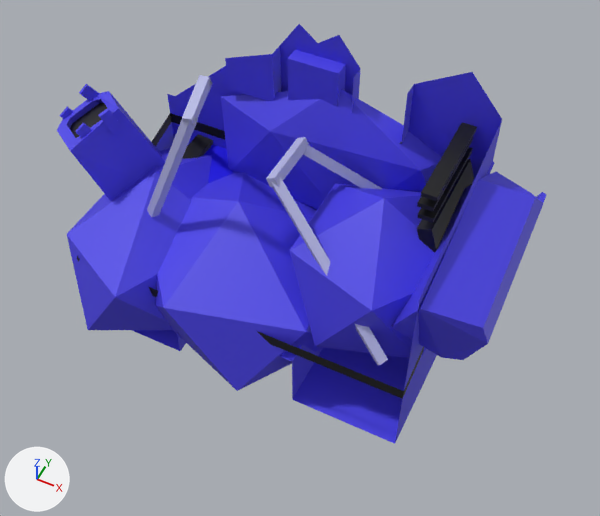
A saved change to the Blender file assets/boss.blend.
Rendered twice from a 50 mm camera at (2.97, 4.05, 11.58) aimed at (0.38, 9.21, 5.12). Arrows for +X, +Y and +Z are at lower left; the lights stay in place.

In view in the first picture: 'boss2'.
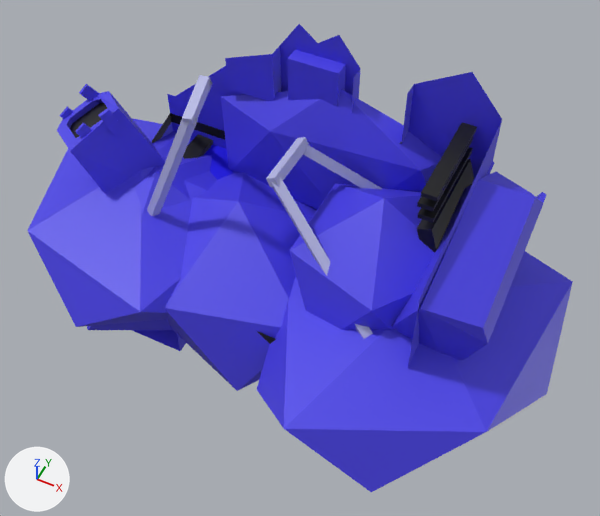
Commit message: boss tweaks

Diff of the bpy script that builds the scene:
```diff
--- a/assets/boss.blend.py
+++ b/assets/boss.blend.py
@@ me_cube_001 @@
 # used by ob_boss2; location = (0.0, 9.49, 5.81)
-me_cube_001.from_pydata(...)  # 431 vertices, 345 faces; spans x -2.57..2.52, y -1.44..1.2, z -2.34..1.27
+me_cube_001.from_pydata(...)  # 455 vertices, 385 faces; spans x -3.14..3.14, y -2.09..1.54, z -2.34..1.27
+# me_cube_001 part 1: the loose piece of 12 vertices spanning x -1.76..0.93, y -1.39..1.15, z -2.34..-0.34 is copied, and the copy is scaled about its middle by (1.03, -1.35, 0.666), then moved by (2.17, -0.26, 0.28); it spans x 0.37..3.14, y -2.09..1.33, z -1.73..-0.4
+# me_cube_001 part 2
+# 12 vertices are added at x -3.14..-0.28, y -1.69..1.54, z -1.73..-0.4
+# 20 new faces join them, mat_blue_002 (blue #4941e7)
 me_cube_001.materials.append(mat_lightblue_001)
```

Location of each change, [x1, y1, x2, y2] in pixels of the pictures (600 x 516 px):
'boss2', reshaped (11% wider, 11% taller): before [57, 24, 547, 444]; after [27, 24, 573, 492]
part 1 of me_cube_001, added (blue): after [257, 251, 573, 492]
part 2 of me_cube_001, added (blue): after [27, 118, 217, 327]
